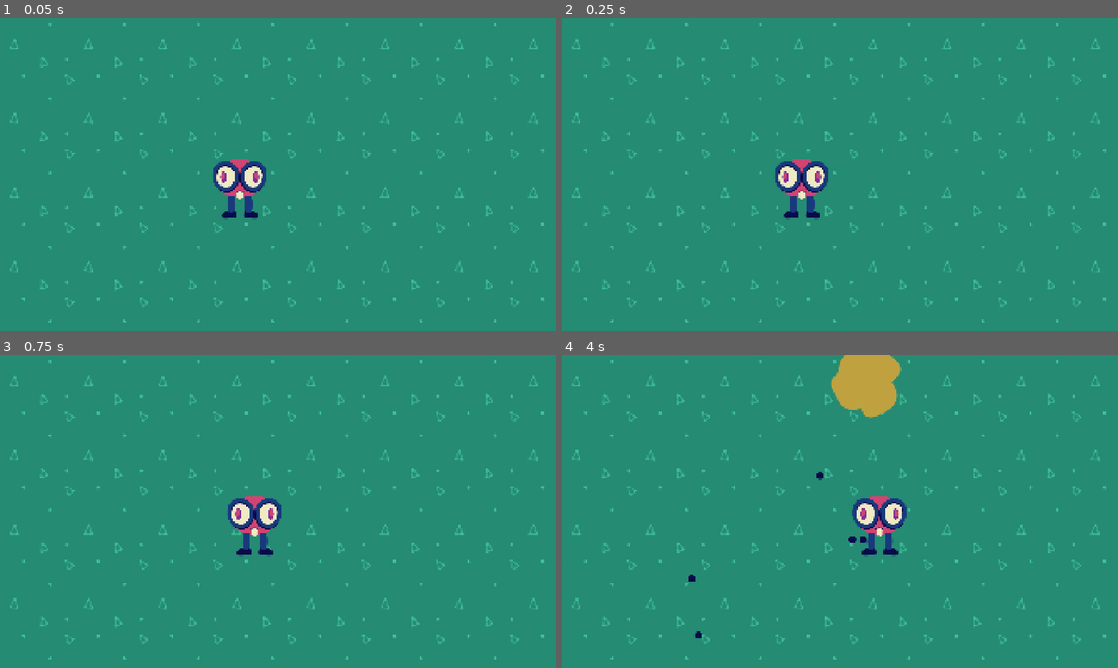
Above: before the commit, frames 1-4 (two rows, left to right).
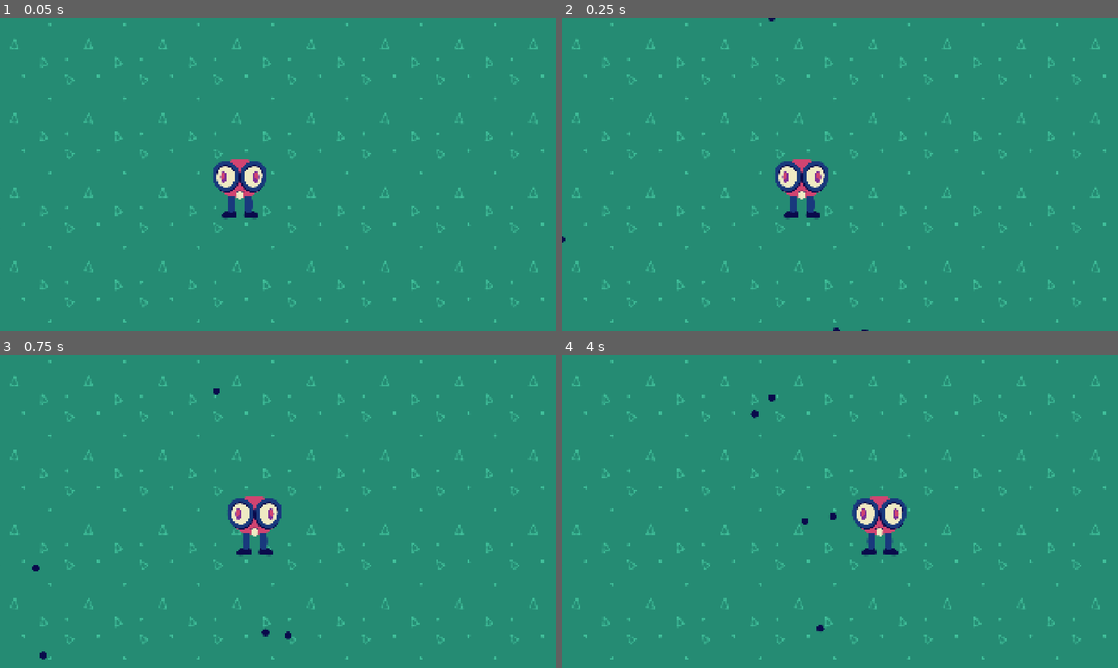
Above: after the commit, the same moments.

Repository: squarepear/ggj-26
Game: Godot game, scene res://world/world.tscn
The game is run twice, just before and just after one commit, with the same random seed, the same clock (stepped at 60 frames per second) and the same inputs.
Inputs:
- Up to frame 1 (0.05 s): no input
- Up to frame 2 (0.25 s): no input
- Up to frame 3 (0.75 s): hold D (move_right) from 0.53 s (still down)
- Up to frame 4 (4 s): release D (move_right) at 1.28 s; hold S (move_down) 1.28-2.03 s; hold D (move_right) 2.03-2.78 s; hold W (move_up) 2.78-3.53 s; hold A (move_left) from 3.53 s (still down)

Frame 1 is identical in both runs. In frame 2, less than 0.1% of the frame differs, in the area x 0-56%, y 0-100%; in frame 3, 0.1%; in frame 4, 2.2%, in the area x 22-62%, y 0-91%.

Commit message:
Connect wave generator to wave completion

Diff:
--- a/project/bullet/wave_generator.gd
+++ b/project/bullet/wave_generator.gd
@@ -10,6 +10,8 @@
 func _ready() -> void:
 	assert(_wave_component, "target wave component must be assigned!")
 
+
+func generate() -> void:
 	for i in 5:
 		_wave_component.add_spawner(_get_random_spawn_point(), _bullet_scenes[0])
 
--- a/project/component/wave_component.gd
+++ b/project/component/wave_component.gd
@@ -1,14 +1,33 @@
 class_name WaveComponent
 extends Node
 
+signal wave_completed
+
 @export var target : CharacterBody2D
+
+var _spawners_completed := 0
+
 
 func add_spawner(position: Vector2, bullet_scene: PackedScene) -> void:
 	var spawner := SpawnerComponent.new()
 	add_child(spawner)
 	spawner.global_position = position
 	spawner.bullet = bullet_scene
+	spawner.job_completed.connect(_increment_spawners_completed)
 
-func start_wave():
+
+func start():
 	for child in get_children():
 		child.spawn(target)
+
+
+func _increment_spawners_completed() -> void:
+	_spawners_completed += 1
+
+	if _spawners_completed >= get_child_count():
+		_complete_wave()
+
+
+func _complete_wave() -> void:
+	_spawners_completed = 0
+	wave_completed.emit()
--- a/project/world/world.gd
+++ b/project/world/world.gd
@@ -1,6 +1,14 @@
 extends Node2D
 
+@onready var _wave_component: WaveComponent = %WaveComponent
+@onready var _wave_generator: WaveGenerator = %WaveGenerator
 
 
-func _on_timer_timeout() -> void:
-	$WaveComponent.start_wave()
+func _ready() -> void:
+	_wave_component.wave_completed.connect(next_wave)
+	next_wave()
+
+
+func next_wave() -> void:
+	_wave_generator.generate()
+	_wave_component.start()
--- a/project/world/world.tscn
+++ b/project/world/world.tscn
@@ -27,17 +27,13 @@
 position = Vector2(828, 581)
 
 [node name="WaveComponent" type="Node" parent="." unique_id=746619383 node_paths=PackedStringArray("target")]
+unique_name_in_owner = true
 script = ExtResource("3_h5o24")
 target = NodePath("../Player")
 
-[node name="Timer" type="Timer" parent="." unique_id=799842827]
-wait_time = 2.0
-autostart = true
-
 [node name="WaveGenerator" type="Node" parent="." unique_id=2090635365 node_paths=PackedStringArray("_wave_component")]
+unique_name_in_owner = true
 script = ExtResource("7_sc4t8")
 _bullet_scenes = Array[PackedScene]([ExtResource("5_mmdvd")])
 _wave_component = NodePath("../WaveComponent")
 metadata/_custom_type_script = "uid://clntnlnf2eit2"
-
-[connection signal="timeout" from="Timer" to="." method="_on_timer_timeout"]
Not shown: 1 places in project/world/world.tscn that only renumber resources
